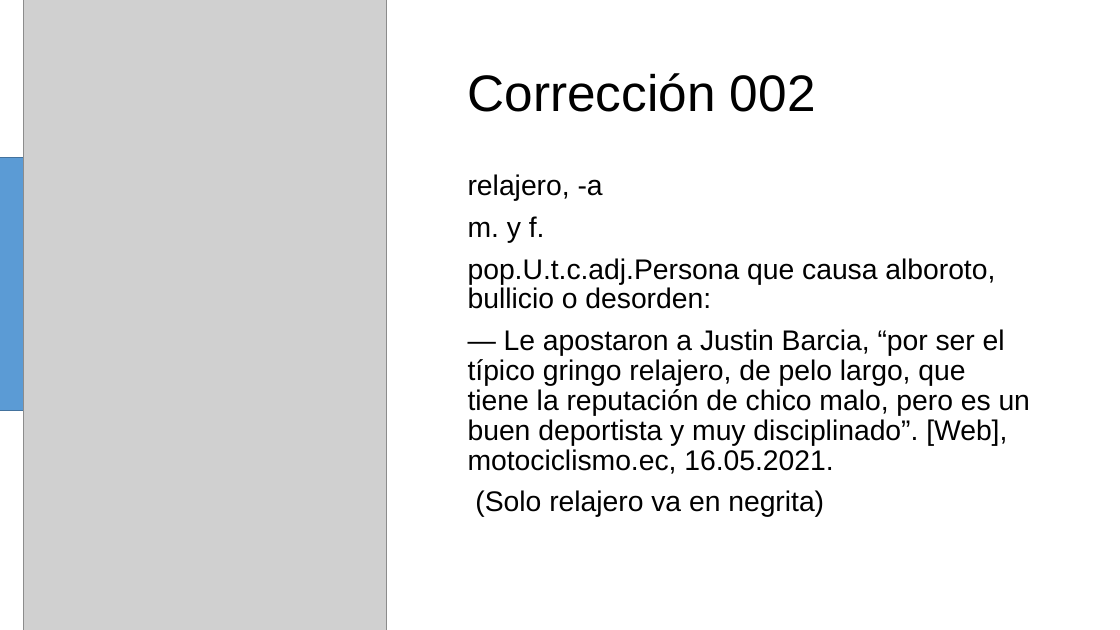
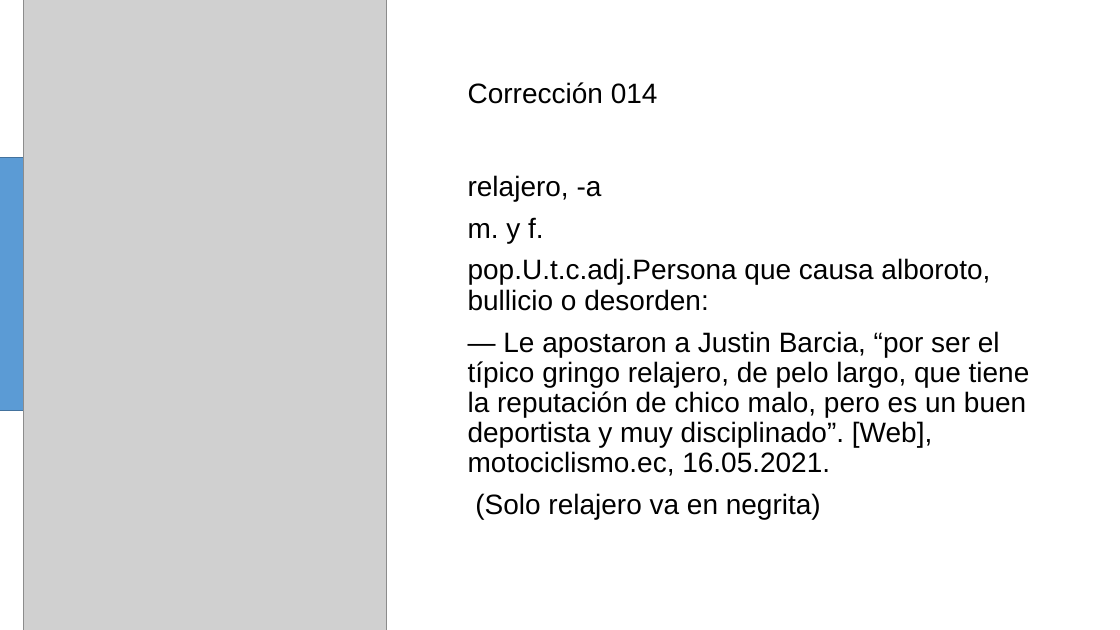
Before and after one commit to omarbramirez/ecuatorianismos, a slide deck: slide 14 of correcciones002.pptx. Drawn at 1120x630 pixels with LibreOffice and Linux fonts; fonts in the diff are those of the drawing; grey boxes stand for pictures. Boxes give left, top, right and bottom in pixels: in the first picture for what was removed or moved away, otherwise in the second. Text is boxed around its words. In the diff, an @@ line names an element or a change of style, - is before the commit and + after.

```diff
--- a/correcciones002.pptx
+++ b/correcciones002.pptx
@@ title at <box>468,82,658,104</box>: text changed; size 44 to 24 pt @@
-Corrección 002
+Corrección 014
@@ text "relajero, -a" at <box>468,175,1030,519</box>: size 24.3 to 24 pt; line spacing 0.88 to 0.9 @@
```
Also in this commit, not shown: 8 other slides changed, 8 slides added, 8 slides removed, 13 other files.
